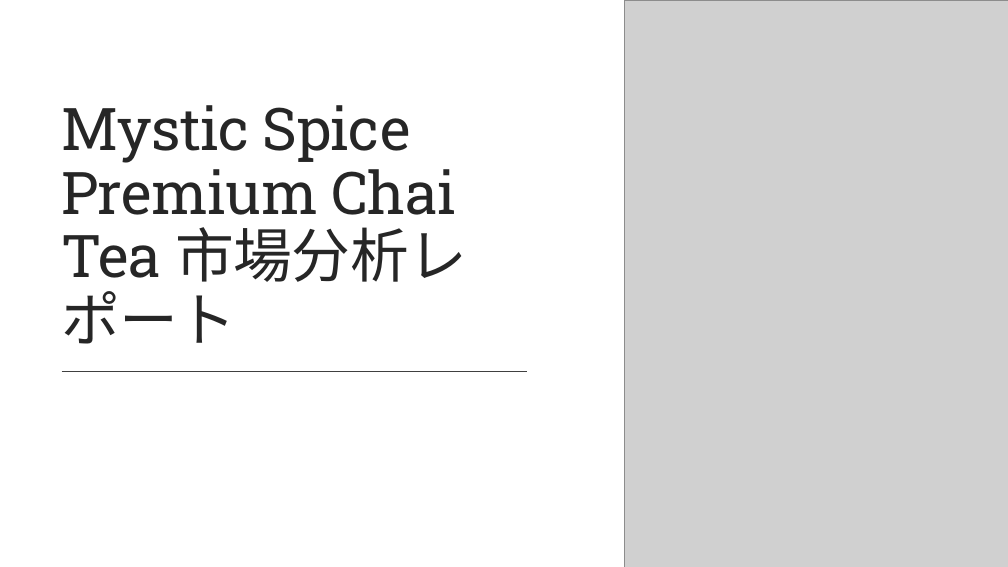
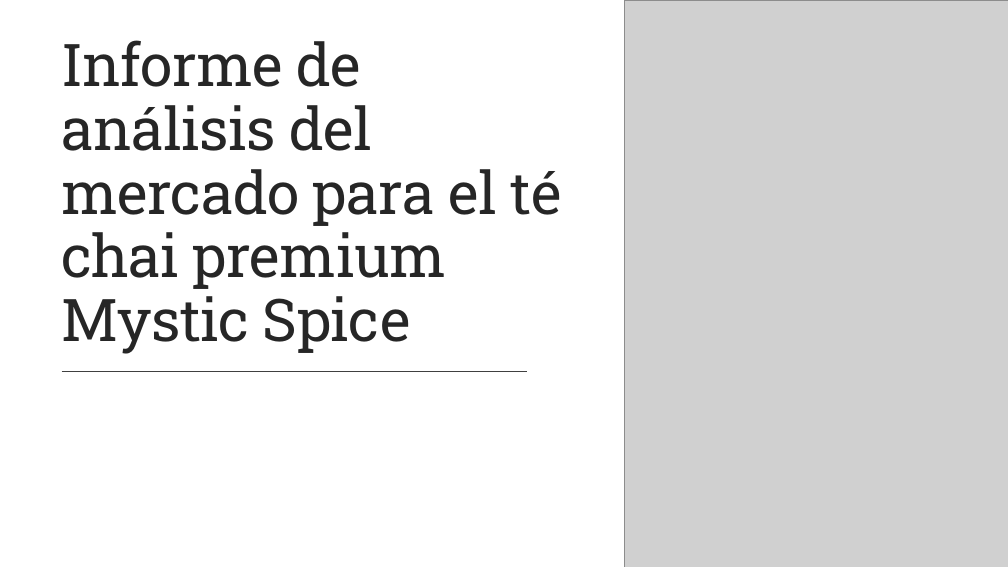
Before and after one commit to MicrosoftLearning/MS-4004-Empower-workforce-copilot-use-cases.es-es, a slide deck: slide 1 of ResourceFiles/Mystic Spice Premium Chai Market Analysis Presentation.pptx. Drawn at 1008x567 pixels with LibreOffice and Linux fonts; fonts in the diff are those of the drawing; grey boxes stand for pictures. Boxes give left, top, right and bottom in pixels: in the first picture for what was removed or moved away, otherwise in the second. Text is boxed around its words. In the diff, an @@ line names an element or a change of style, - is before the commit and + after.

```diff
--- a/ResourceFiles/Mystic Spice Premium Chai Market Analysis Presentation.pptx
+++ b/ResourceFiles/Mystic Spice Premium Chai Market Analysis Presentation.pptx
@@ title at (61,40,563,354): text changed @@
-Mystic Spice Premium Chai Tea 市場分析レポート
+Informe de análisis del mercado para el té chai premium Mystic Spice
```
Also in this commit, not shown: 13 other slides changed, 32 other files.
